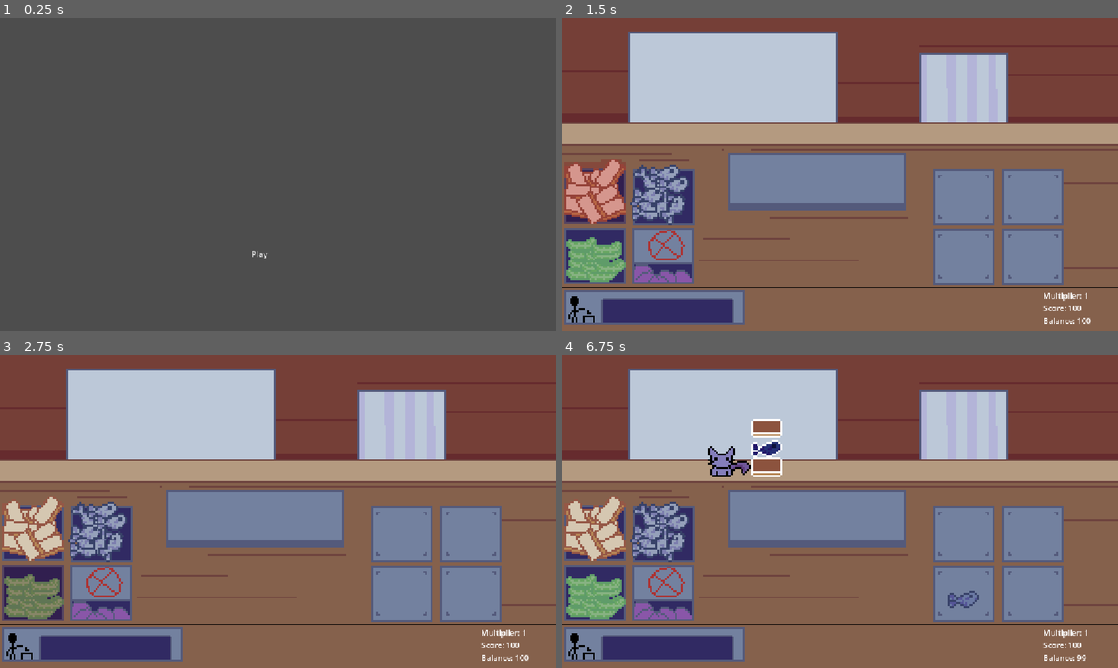
Above: before the commit, frames 1-4 (two rows, left to right).
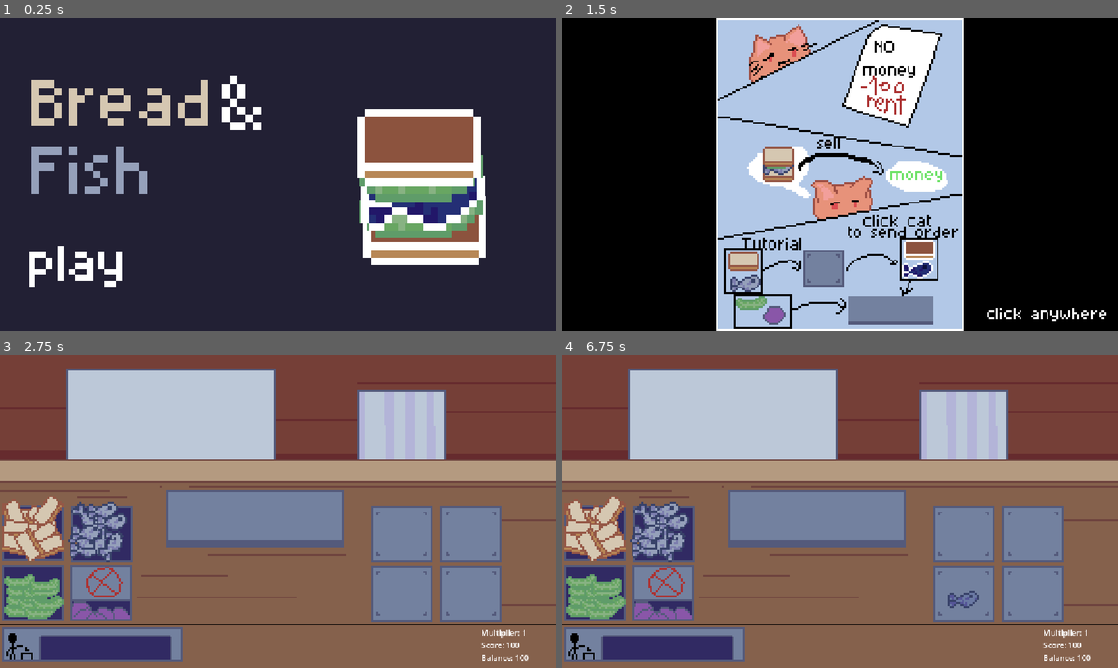
Above: after the commit, the same moments.

Repository: mosssara/Fish-and-Bun
Game: Godot game, scene res://scene/Menu.tscn
The game is run twice, just before and just after one commit, with the same random seed, the same clock (stepped at 60 frames per second) and the same inputs. The engine's default icon, where the game draws it, is replaced by a stand-in: a white triangle on a blue panel in a dark square.
Inputs (mouse positions are in pixels of both pictures, inside the frame that each line leads up to; where the layout moved, square brackets give the same spot in the first picture):
- Up to frame 1 (0.25 s): no input
- Up to frame 2 (1.5 s): click (634, 268) [823, 252] at 0.5 s; tap Enter at 1.25 s; move the mouse to (595, 193) at 1.27 s; click (595, 193) at 1.42 s
- Up to frame 3 (2.75 s): tap Space at 2 s; move the mouse to (33, 592) at 2.02 s; click (33, 592) at 2.17 s
- Up to frame 4 (6.75 s): tap Enter at 2.75, 4.25 s; move the mouse to (662, 592) at 2.77 s; click (662, 592) at 2.92 s; tap Space at 3.5, 5 s; move the mouse to (662, 533) at 3.52 s; click (662, 533) at 3.67 s; move the mouse to (962, 592) at 4.27 s; click (962, 592) at 4.42 s; click (962, 592) at 5.17 s; move the mouse to (1034, 592) at 5.77 s; click (1034, 592) at 5.92 s; move the mouse to (962, 533) at 6.52 s; click (962, 533) at 6.67 s

The runs differ from the first frame. In frame 1, 100% of the frame differs, in the area x 0-100%, y 0-100%; in frame 2, 93%; in frame 3, 1.4%; in frame 4, 1.4%.

Commit message:
super playable
-need add sound

Diff:
--- a/scene/Menu.tscn
+++ b/scene/Menu.tscn
@@ -1,6 +1,7 @@
 [gd_scene format=3 uid="uid://c7qrwtnatdfow"]
 
 [ext_resource type="Script" uid="uid://baap568lcc262" path="res://script/menu.gd" id="1_jn1v7"]
+[ext_resource type="Texture2D" uid="uid://3pjhgpyyetil" path="res://asset/Menu.png" id="2_3cqhr"]
 
 [node name="Control" type="Control" unique_id=1904502273]
 layout_mode = 3
@@ -13,12 +14,19 @@
 
 [node name="Button" type="Button" parent="." unique_id=774903859]
 layout_mode = 0
-offset_left = 517.0
-offset_top = 473.0
-offset_right = 558.0
-offset_bottom = 504.0
+offset_left = 56.000004
+offset_top = 463.99997
+offset_right = 97.0
+offset_bottom = 494.99997
+scale = Vector2(4.8361225, 3.4070296)
 action_mode = 0
-text = "Play"
+text = "
+"
 flat = true
 
+[node name="Sprite2D" type="Sprite2D" parent="." unique_id=1508880800]
+position = Vector2(576, 324)
+scale = Vector2(4, 4)
+texture = ExtResource("2_3cqhr")
+
 [connection signal="pressed" from="Button" to="." method="_on_button_pressed"]
--- a/scene/score.gd
+++ b/scene/score.gd
@@ -5,7 +5,7 @@
 
 # Called when the node enters the scene tree for the first time.
 func _ready() -> void:
-	display.text = "SCORE\n"+str(Global.score)
+	display.text = str(Global.score)
 	Global.current_select = null
 	Global.parent = null
 	Global.grill1 = false # unoccupied
--- a/scene/score.tscn
+++ b/scene/score.tscn
@@ -1,9 +1,10 @@
 [gd_scene format=3 uid="uid://b76vyfpiq8h2a"]
 
 [ext_resource type="Script" uid="uid://b278m1avjkx43" path="res://scene/score.gd" id="1_mqqlh"]
+[ext_resource type="Texture2D" uid="uid://dssruicmu4vxu" path="res://asset/Score.png" id="2_8mbct"]
 
 [sub_resource type="LabelSettings" id="LabelSettings_8mbct"]
-font_size = 40
+font_size = 48
 
 [node name="Control" type="Control" unique_id=510169995]
 layout_mode = 3
@@ -15,23 +16,31 @@
 script = ExtResource("1_mqqlh")
 
 [node name="display" type="Label" parent="." unique_id=1895774262]
+z_index = 1
 layout_mode = 0
-offset_left = 489.0
-offset_top = 263.0
-offset_right = 490.0
-offset_bottom = 318.0
+offset_left = 427.0
+offset_top = 264.0
+offset_right = 428.0
+offset_bottom = 319.0
+scale = Vector2(1.3205186, 1.4498827)
 label_settings = SubResource("LabelSettings_8mbct")
 horizontal_alignment = 1
 vertical_alignment = 1
 
 [node name="Button" type="Button" parent="." unique_id=1586506751]
 layout_mode = 0
-offset_left = 480.0
-offset_top = 540.0
-offset_right = 584.0
-offset_bottom = 571.0
+offset_left = 445.0
+offset_top = 511.0
+offset_right = 549.0
+offset_bottom = 542.0
+scale = Vector2(2.4738648, 3.209711)
 action_mode = 0
 text = "MAIN MENU"
 flat = true
 
+[node name="Sprite2D" type="Sprite2D" parent="." unique_id=193198158]
+position = Vector2(576, 324)
+scale = Vector2(4, 4)
+texture = ExtResource("2_8mbct")
+
 [connection signal="pressed" from="Button" to="." method="_on_button_pressed"]
--- /dev/null
+++ b/scene/tutorial.tscn
@@ -0,0 +1,25 @@
+[gd_scene format=3 uid="uid://csm3ijvudbveg"]
+
+[ext_resource type="Script" uid="uid://blbv3lye5jx0i" path="res://script/tutorial.gd" id="1_8jxoh"]
+[ext_resource type="Texture2D" uid="uid://dg6kxxgytpv86" path="res://asset/story+tutorial.png" id="2_nvmt1"]
+
+[sub_resource type="RectangleShape2D" id="RectangleShape2D_xrivr"]
+size = Vector2(1152, 648)
+
+[node name="Area2D" type="Area2D" unique_id=1670469651]
+script = ExtResource("1_8jxoh")
+
+[node name="Sprite2D" type="Sprite2D" parent="." unique_id=567782044]
+position = Vector2(576, 324)
+scale = Vector2(4, 4)
+texture = ExtResource("2_nvmt1")
+
+[node name="CollisionShape2D" type="CollisionShape2D" parent="." unique_id=1080229874]
+position = Vector2(576, 324)
+shape = SubResource("RectangleShape2D_xrivr")
+
+[node name="Timer" type="Timer" parent="." unique_id=1754361075]
+one_shot = true
+autostart = true
+
+[connection signal="input_event" from="." to="." method="_on_input_event"]
--- a/script/menu.gd
+++ b/script/menu.gd
@@ -12,4 +12,4 @@
 
 
 func _on_button_pressed() -> void:
-	get_tree().change_scene_to_file("res://scene/playarea.tscn")
+	get_tree().change_scene_to_file("res://scene/tutorial.tscn")
--- /dev/null
+++ b/script/tutorial.gd
@@ -0,0 +1,7 @@
+extends Area2D
+@onready var timer: Timer = $Timer
+
+
+func _on_input_event(viewport: Node, event: InputEvent, shape_idx: int) -> void:
+	if event is InputEventMouseButton and event.button_index == 1 and event.is_pressed() and timer.is_stopped() == true: #check left click
+		get_tree().change_scene_to_file("res://scene/playarea.tscn")
Binary file added: asset/Menu.png
Not shown, added: asset/Menu.png.import
Binary file added: asset/Score.png
Not shown, added: asset/Score.png.import
Binary file added: asset/story+tutorial.png
Not shown, added: asset/story+tutorial.png.import
Not shown, added: script/tutorial.gd.uid
